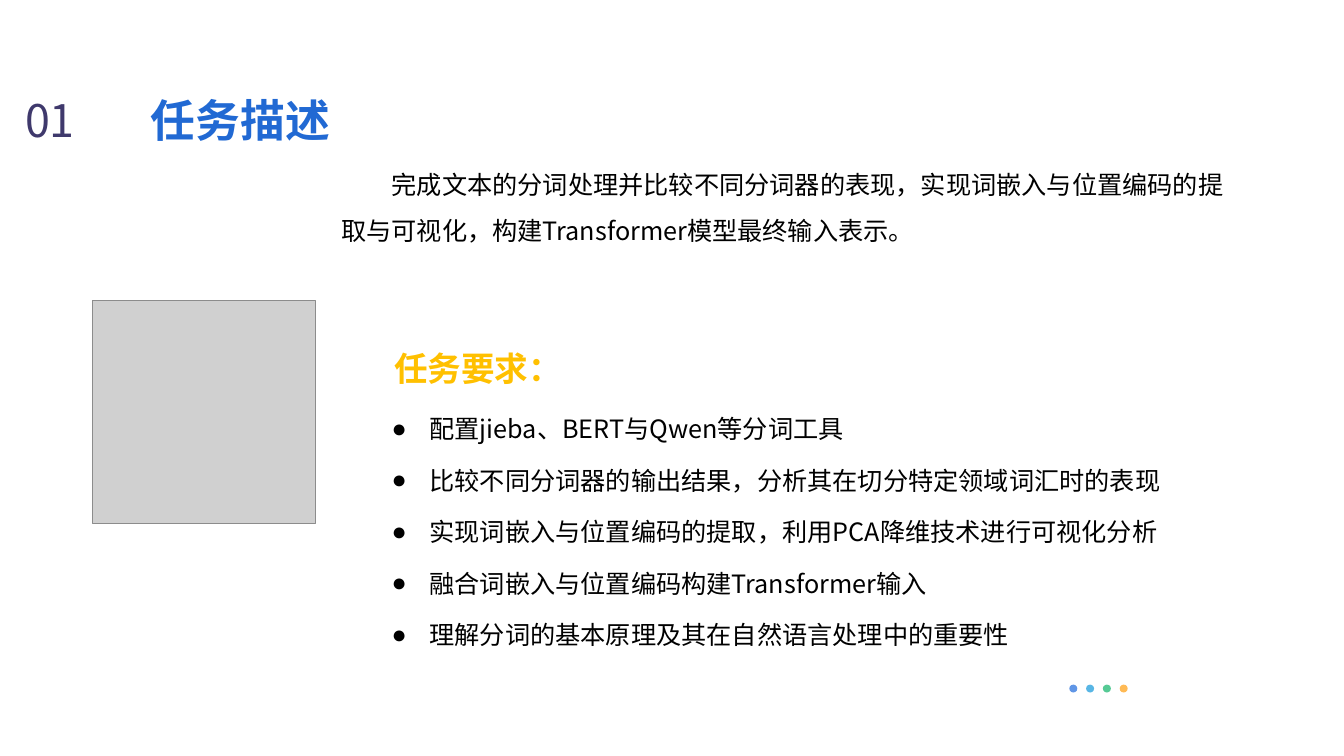
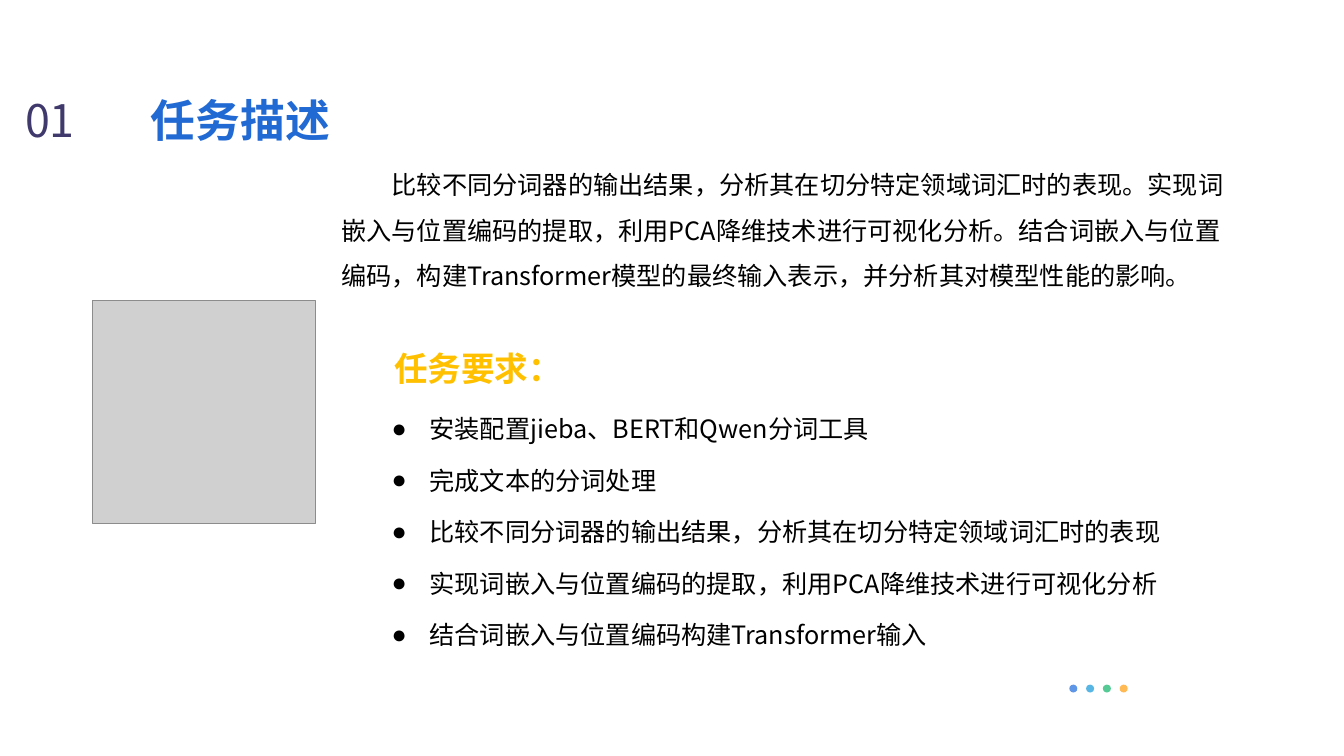
Before and after one commit to Silence1628/Ai_PPT, a slide deck: slide 6 of ppt_output/1.3_大模型文本分词与向量化.pptx. Drawn at 1344x756 pixels with LibreOffice and Linux fonts; fonts in the diff are those of the drawing; grey boxes stand for pictures; background and template pictures are left out. Boxes give left, top, right and bottom in pixels: in the first picture for what was removed or moved away, otherwise in the second. Text is boxed around its words. In the diff, an @@ line names an element or a change of style, - is before the commit and + after.

```diff
--- a/ppt_output/1.3_大模型文本分词与向量化.pptx
+++ b/ppt_output/1.3_大模型文本分词与向量化.pptx
@@ text at [341, 172, 1224, 288]: text changed @@
-完成文本的分词处理并比较不同分词器的表现，实现词嵌入与位置编码的提取与可视化，构建Transformer模型最终输入表示。
+比较不同分词器的输出结果，分析其在切分特定领域词汇时的表现。实现词嵌入与位置编码的提取，利用PCA降维技术进行可视化分析。结合词嵌入与位置编码，构建Transformer模型的最终输入表示，并分析其对模型性能的影响。
@@ text at [430, 416, 869, 444]: text changed @@
-  ● 配置jieba、BERT与Qwen等分词工具
+  ● 安装配置jieba、BERT和Qwen分词工具
@@ text added at [430, 468, 657, 492], 18 pt, text #000000 @@
+  ● 完成文本的分词处理
@@ text "比较不同分词器的输出结果，分析其在切分特定领域词汇时的表现": place and size @@
-text "比较不同分词器的输出结果，分析其在切分特定领域词汇时的表现" at [430, 468, 1161, 493]
+text "比较不同分词器的输出结果，分析其在切分特定领域词汇时的表现" at [430, 519, 1161, 544]
@@ text removed at [430, 519, 1158, 544] @@
-  ● 实现词嵌入与位置编码的提取，利用PCA降维技术进行可视化分析
@@ text at [430, 571, 1158, 596]: text changed @@
-  ● 融合词嵌入与位置编码构建Transformer输入
+  ● 实现词嵌入与位置编码的提取，利用PCA降维技术进行可视化分析
@@ text at [430, 622, 927, 646]: text changed @@
-  ● 理解分词的基本原理及其在自然语言处理中的重要性
+  ● 结合词嵌入与位置编码构建Transformer输入
```
Also in this commit, not shown: 6 other slides changed, 29 other files.
